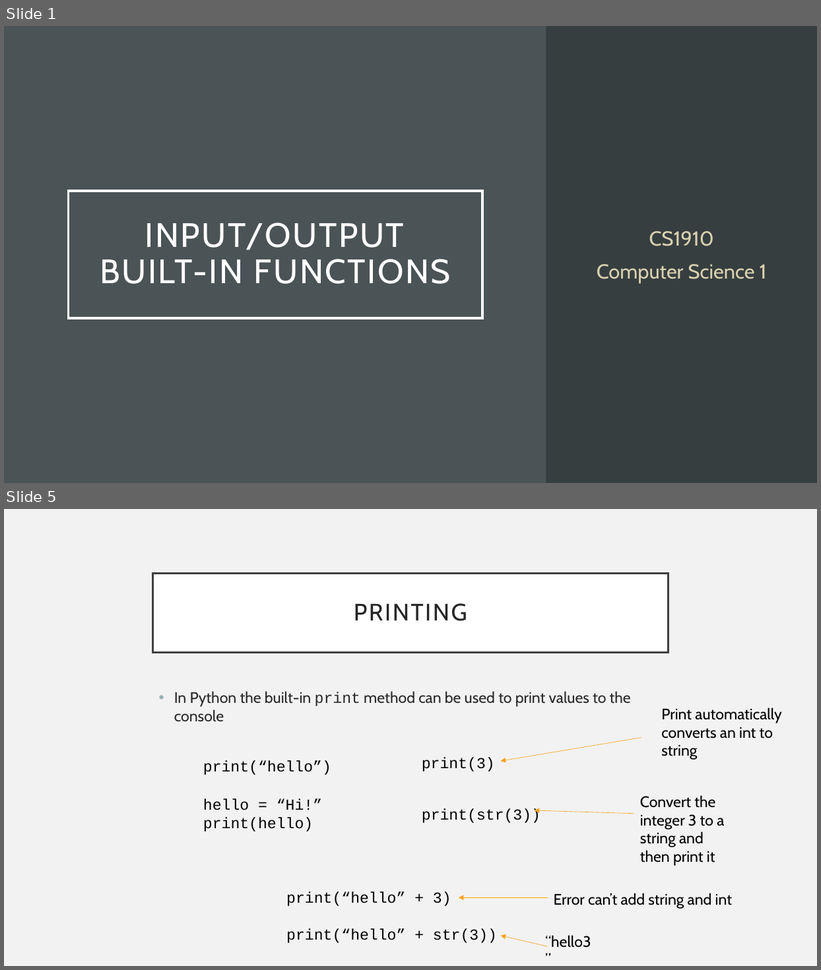
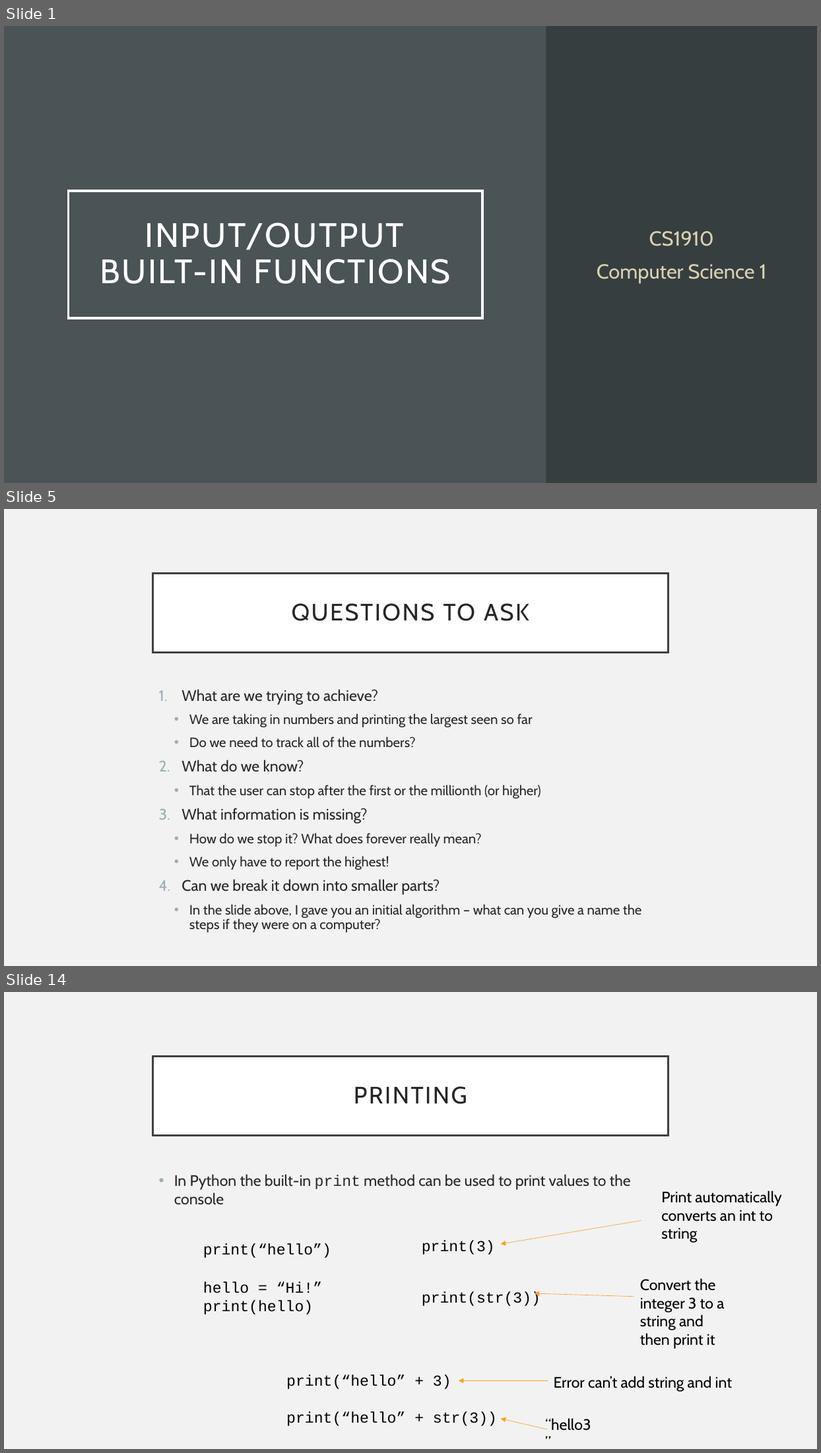
Before and after one commit to UPEI-CS/CS1910-Students, a slide deck: lectures/05-Input-Output/CS1910_Input-Output_Lecture.pptx. Shown one above the other, each under a label of ours: slides 1 and 5 before the commit, slides 1, 5 and 14 after it; the slides between them are not shown. The pictures are 821x970 and 821x1453 pixels, drawn with LibreOffice and Linux fonts; fonts in the diff are those of the drawing. Boxes give left, top, right and bottom in pixels: in the first picture for what was removed or moved away, otherwise in the second. Text is boxed around its words. In the diff, an @@ line names an element or a change of style, - is before the commit and + after.

```diff
--- a/lectures/05-Input-Output/CS1910_Input-Output_Lecture.pptx
+++ b/lectures/05-Input-Output/CS1910_Input-Output_Lecture.pptx
@@ slide 5 added at (x1=4, y1=509, x2=817, y2=966), background #F2F2F2 @@
@@ title added at (x1=153, y1=573, x2=668, y2=652), fill #FFFFFF, outline #404040 2.5 pt, 28 pt, text #262626 @@
+QUESTIONS TO ASK
@@ text added at (x1=182, y1=689, x2=642, y2=933), 16 pt, text #262626 @@
+1. What are we trying to achieve?
+  • We are taking in numbers and printing the largest seen so far
+  • Do we need to track all of the numbers?
+2. What do we know?
+  • That the user can stop after the first or the millionth (or higher)
+3. What information is missing?
+  • How do we stop it? What does forever really mean?
+  • We only have to report the highest!
+4. Can we break it down into smaller parts?
+  • In the slide above, I gave you an initial algorithm – what can you give a name the steps if they were on a computer?
@@ what was slide 5 is now slide 14 @@
```
Also in this commit, not shown: 5 slides changed, 8 other slides added, 4 slides removed, 1 other file.
